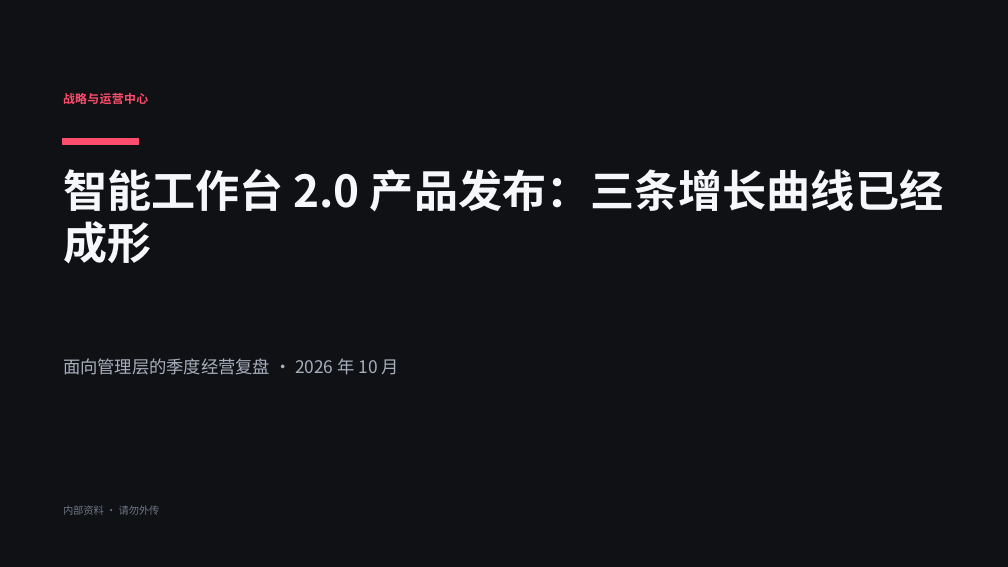
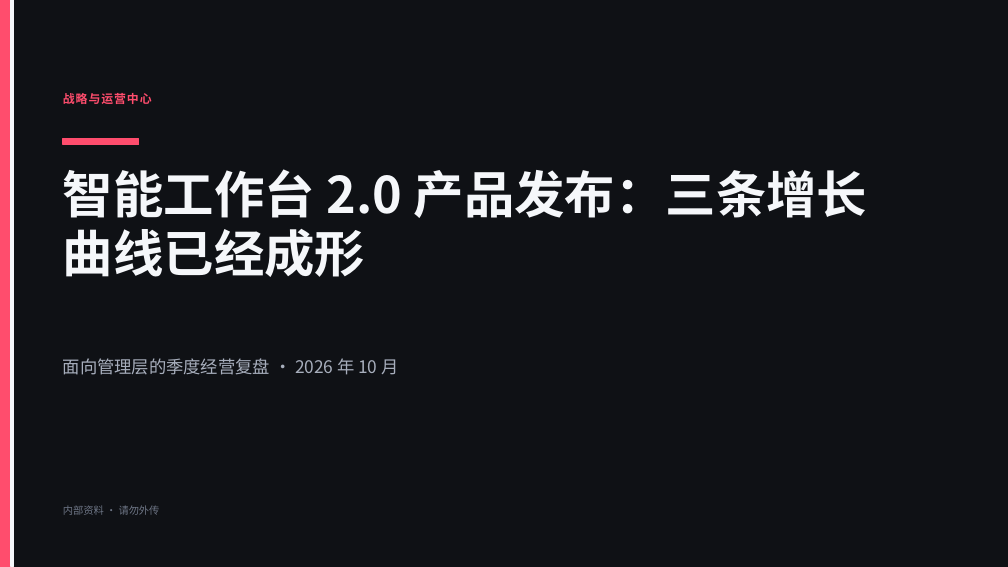
Before and after one commit to xzhengyu007-lang/ai-ppt, a slide deck: slide 1 of docs/examples/03-产品发布.pptx. Drawn at 1008x567 pixels with LibreOffice and Linux fonts; fonts in the diff are those of the drawing. Boxes give left, top, right and bottom in pixels: in the first picture for what was removed or moved away, otherwise in the second. Text is boxed around its words. In the diff, an @@ line names an element or a change of style, - is before the commit and + after.

```diff
--- a/docs/examples/03-产品发布.pptx
+++ b/docs/examples/03-产品发布.pptx
@@ rectangle added at (x1=0, y1=0, x2=11, y2=567), fill #FF4D6D, outline #FF4D6D 1 pt @@
@@ rectangle added at (x1=11, y1=0, x2=14, y2=567), fill #F5F7FA, outline #F5F7FA 1 pt @@
@@ text "战略与运营中心" at (x1=63, y1=93, x2=152, y2=104): letter spacing 0.4 to 0.9 pt @@
@@ text at (x1=63, y1=169, x2=868, y2=277): text changed; size 42 to 48 pt @@
-智能工作台 2.0 产品发布：三条增长曲线已经
-成形
+智能工作台 2.0 产品发布：三条增长
+曲线已经成形
```
Also in this commit, not shown: 9 other slides changed, 6 other files.
